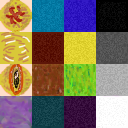
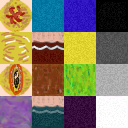
Layer changes from the first 128x128 image to the second:
painted on "2,3" over 31, 32, 64, 55
painted on "1,3" over 31, 32, 64, 114
painted on "1,2" over 31, 32, 64, 114
painted on "1,0" over 31, 32, 64, 114
